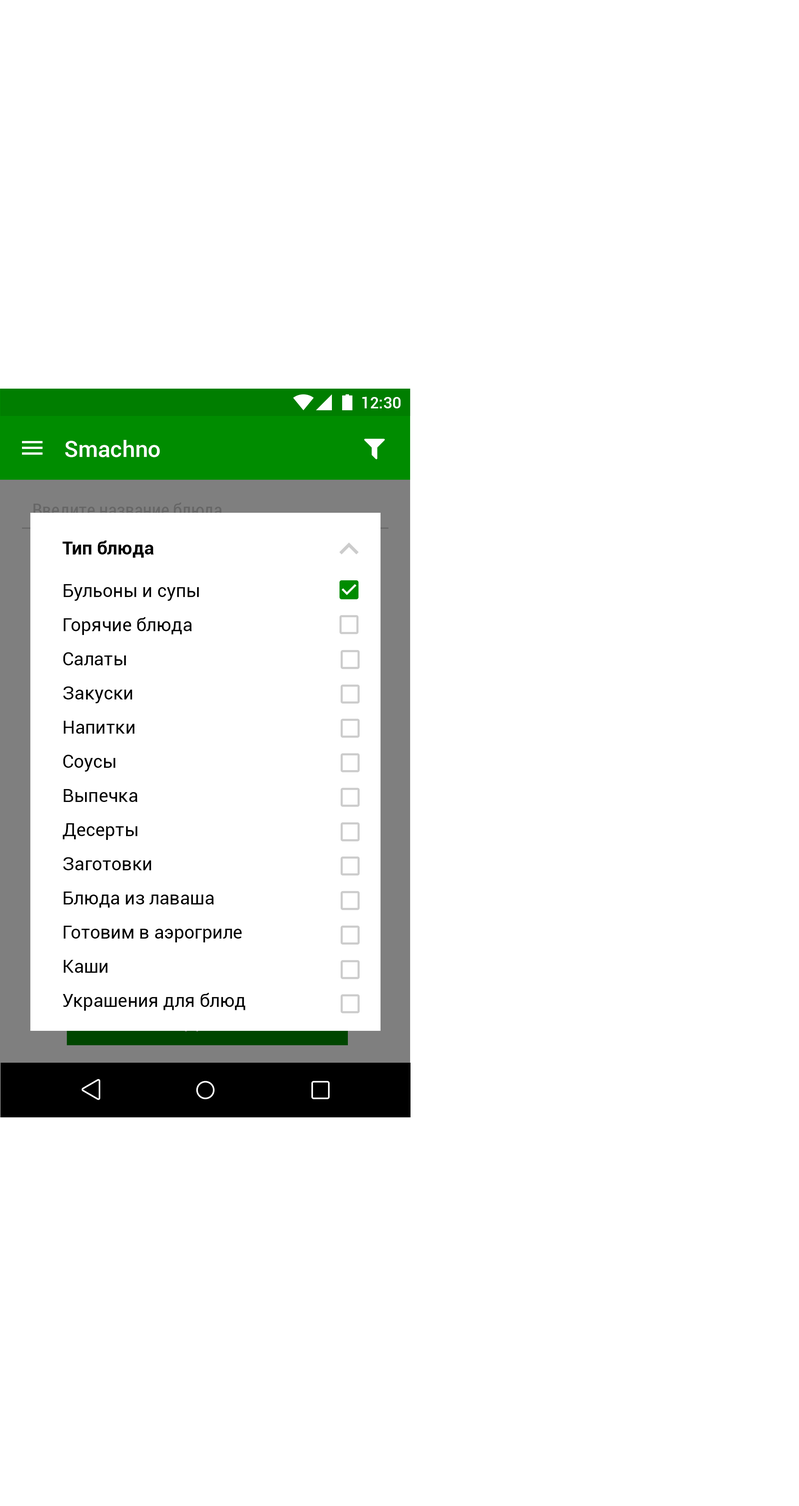
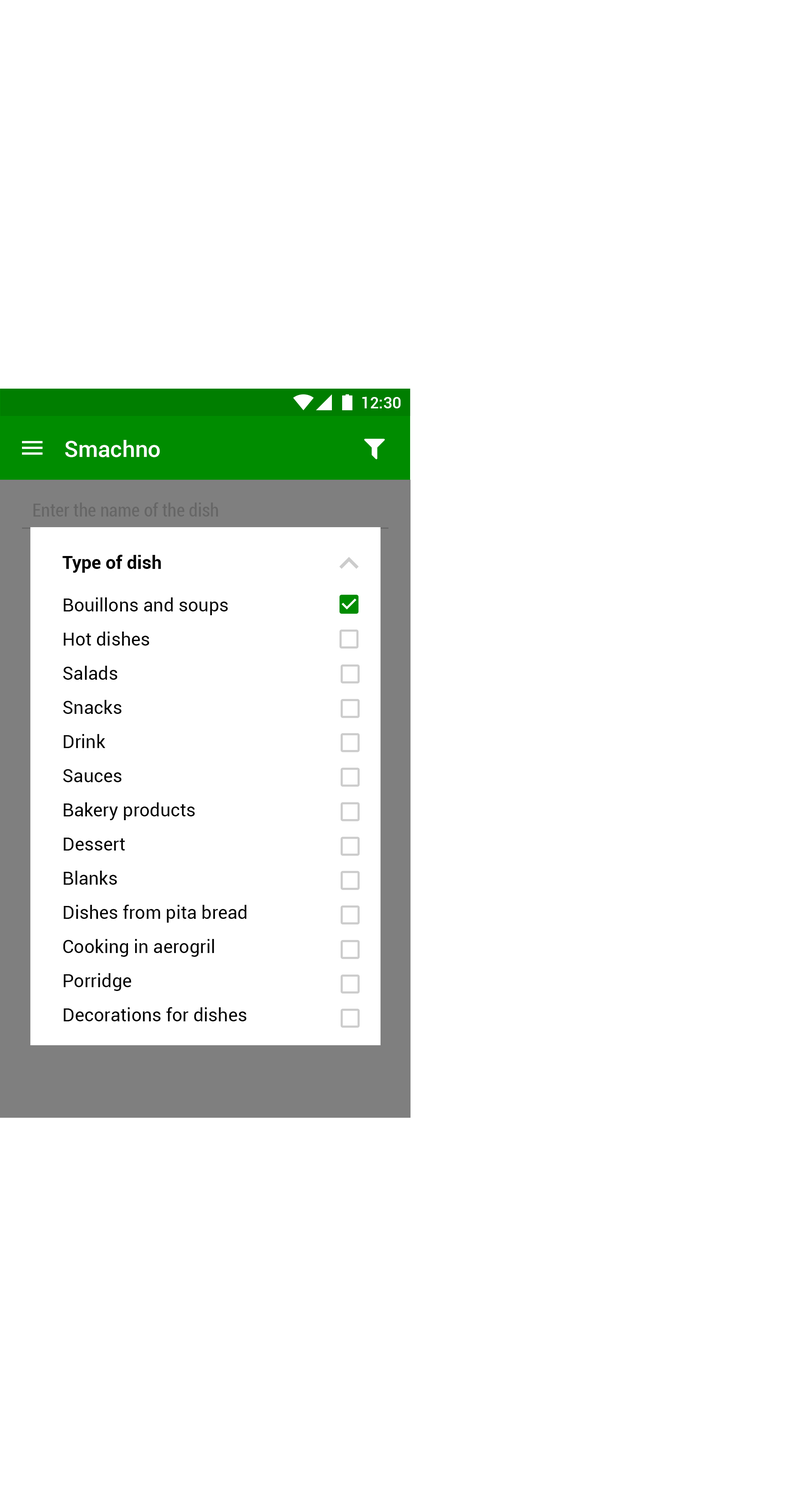
Layers edited between the first and the second 799px x 1506px image:
painted on "Compound Shape" (1st of 26, in "smachno_filter_list" › "<Group>") over [left=340, top=994, right=360, bottom=1029]
painted on "Compound Shape" (3rd of 26, in "smachno_filter_list" › "<Group>") over [left=340, top=925, right=360, bottom=960]
painted on "Compound Shape" (5th of 26, in "smachno_filter_list" › "<Group>") over [left=340, top=856, right=360, bottom=891]
painted on "Compound Shape" (6th of 26, in "smachno_filter_list" › "<Group>") over [left=340, top=822, right=360, bottom=857]
painted on "Compound Shape" (7th of 26, in "smachno_filter_list" › "<Group>") over [left=340, top=787, right=360, bottom=822]
painted on "Compound Shape" (8th of 26, in "smachno_filter_list" › "<Group>") over [left=340, top=753, right=360, bottom=788]
painted on "Compound Shape" (9th of 26, in "smachno_filter_list" › "<Group>") over [left=340, top=718, right=360, bottom=753]
painted on "Compound Shape" (10th of 26, in "smachno_filter_list" › "<Group>") over [left=340, top=684, right=360, bottom=719]
painted on "Compound Shape" (11th of 26, in "smachno_filter_list" › "<Group>") over [left=340, top=649, right=360, bottom=684]
painted on "Бульоны и супы Горячие блюда Салаты Закуски Напитки Соусы Выпечка Десерты Загот…" over [left=62, top=584, right=247, bottom=1022]
painted on "Тип блюда" over [left=62, top=540, right=161, bottom=573]
painted on "Compound Shape" (15th of 26, in "smachno_filter_list" › "<Group>") over [left=30, top=512, right=381, bottom=1046]
painted on "Compound Shape" (16th of 26, in "smachno_filter_list") over [left=0, top=479, right=411, bottom=1119]
painted on "Далее" over [left=175, top=1014, right=248, bottom=1032]
painted on "Введите название блюда" over [left=37, top=502, right=222, bottom=521]
hid group "<Group>" (3rd of 4, in "smachno_filter_list") (4 layers) over [left=0, top=1063, right=411, bottom=1118]
…and 5 more changes (5 painted)
